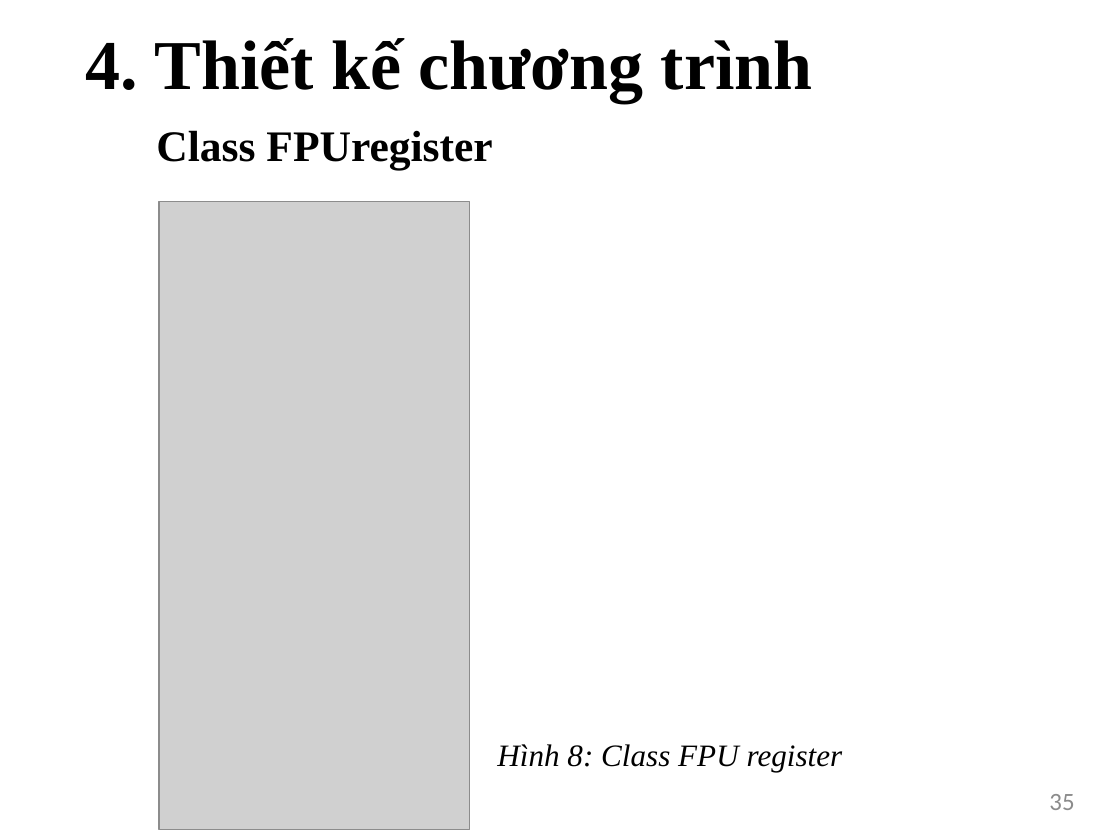
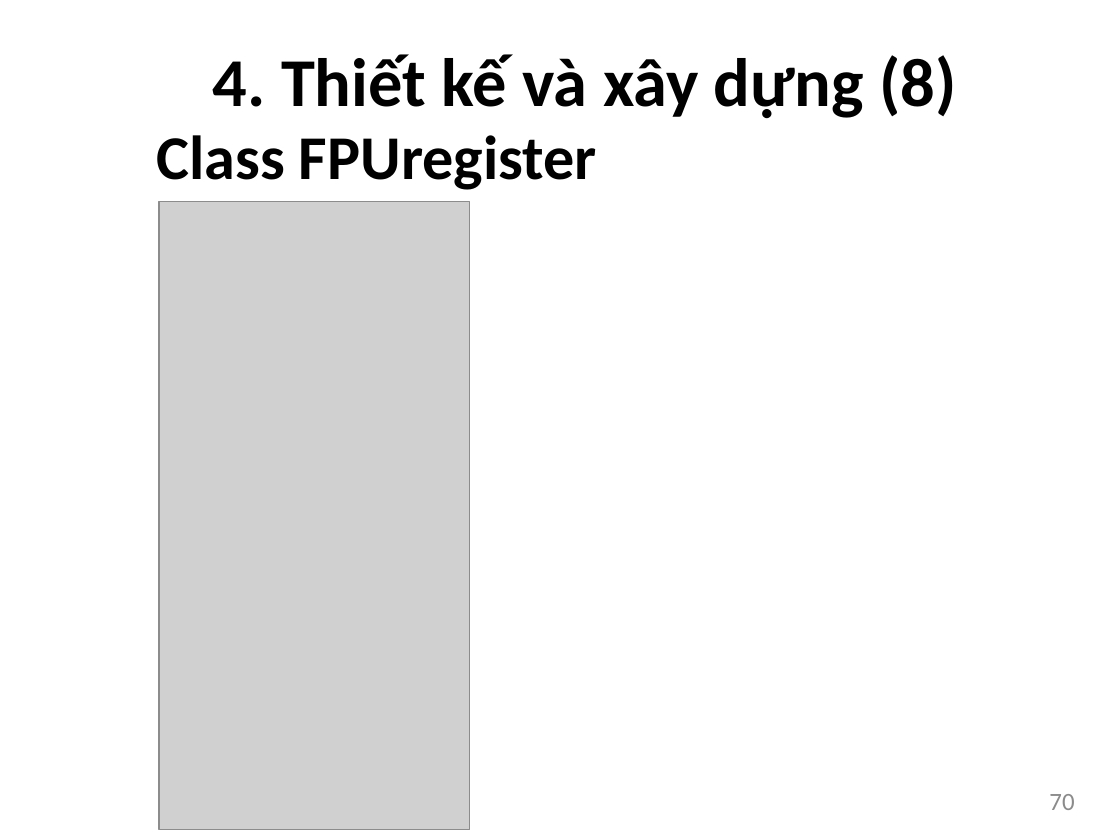
Before and after one commit to bntam/LVTN, a slide deck: slide 70 of Slide/Slide.pptx (slide 35 before the commit). Drawn at 1120x840 pixels with LibreOffice and Linux fonts; fonts in the diff are those of the drawing; grey boxes stand for pictures. Boxes give left, top, right and bottom in pixels: in the first picture for what was removed or moved away, otherwise in the second. Text is boxed around its words. In the diff, an @@ line names an element or a change of style, - is before the commit and + after.

```diff
--- a/Slide/Slide.pptx
+++ b/Slide/Slide.pptx
@@ text removed at (86, 38, 813, 103) @@
-4. Thiết kế chương trình
@@ title added at (213, 54, 956, 119), 44 pt, text #000000, bold @@
+4. Thiết kế và xây dựng (8)
@@ text "Class FPUregister" at (156, 135, 597, 190): size 28 to 40 pt, font Times New Roman to Calibri @@
@@ text removed at (497, 744, 843, 772) @@
-Hình 8: Class FPU register
@@ page number at (1049, 794, 1074, 810): text changed @@
-35
+70
```
Also in this commit, not shown: 50 other slides changed, 44 slides added, 2 slides removed.
